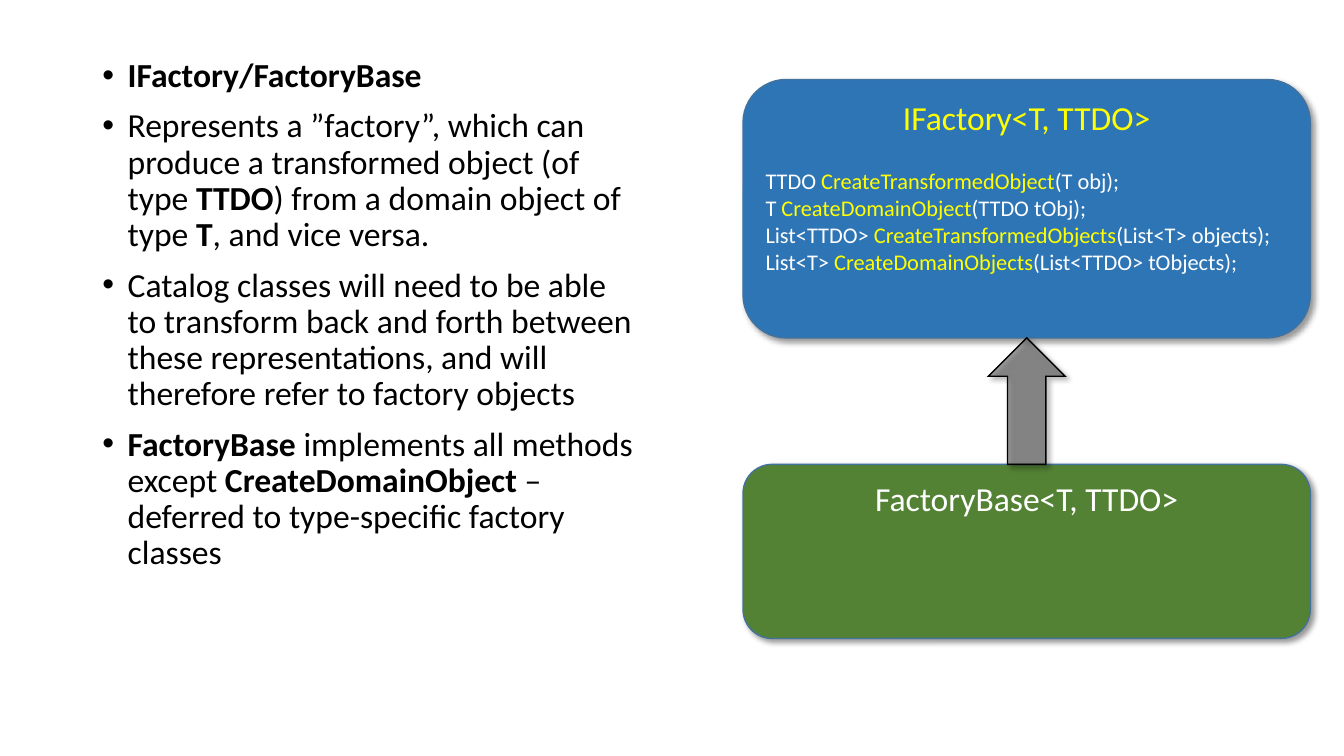
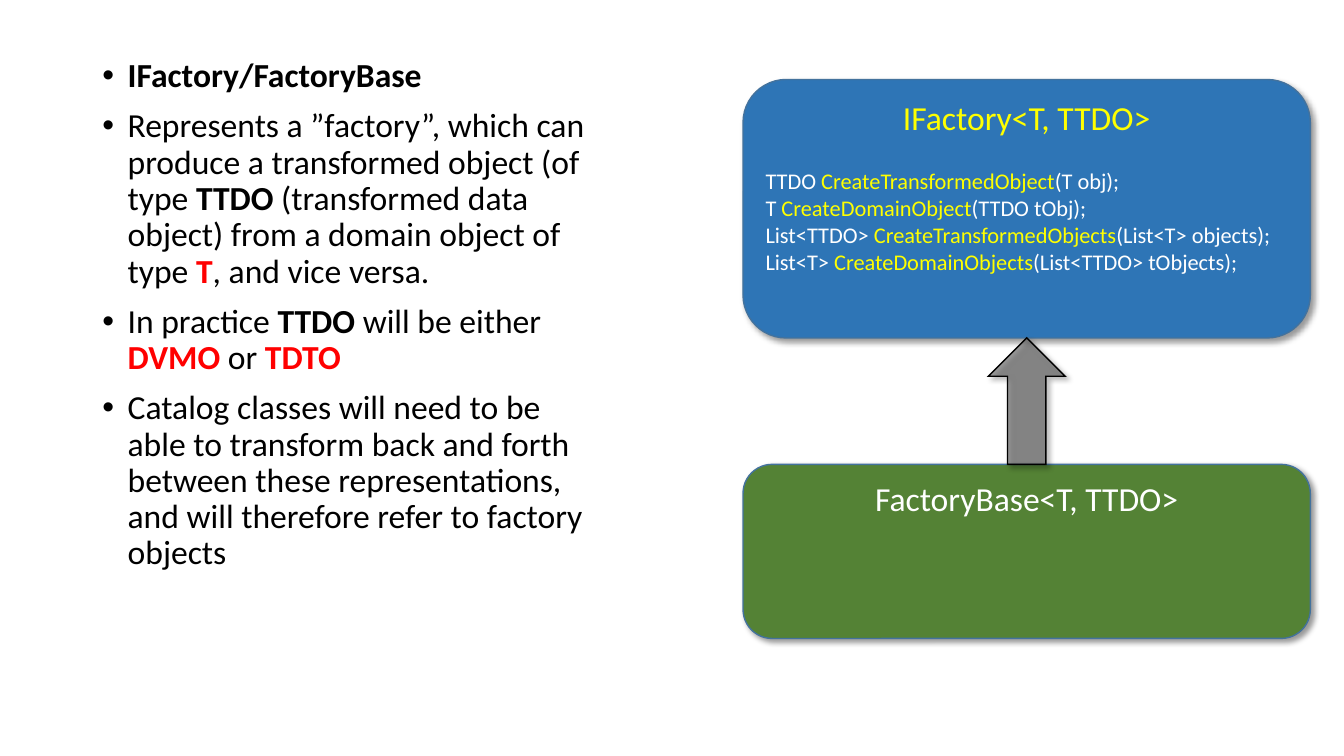
Before and after one commit to perl-easj/Teaching-materials, a slide deck: slide 34 of CSharpProgramming/Presentations/MVVMStarter Class Library.pptx (slide 23 before the commit). Drawn at 1344x756 pixels with LibreOffice and Linux fonts; fonts in the diff are those of the drawing. Boxes give left, top, right and bottom in pixels: in the first picture for what was removed or moved away, otherwise in the second. Text is boxed around its words. In the diff, an @@ line names an element or a change of style, - is before the commit and + after.

Commit message:
Added more explanatory text and illustrations, still WIP
Added more explanatory text and illustrations, still WIP

```diff
--- a/CSharpProgramming/Presentations/MVVMStarter Class Library.pptx
+++ b/CSharpProgramming/Presentations/MVVMStarter Class Library.pptx
@@ text at box(128, 113, 585, 370): text changed @@
-• Represents a ”factory”, which can produce a transformed object (of type TTDO) from a domain object of type T, and vice versa.
+• Represents a ”factory”, which can produce a transformed object (of type TTDO (transformed data object) from a domain object of type T, and vice versa.
+• In practice TTDO will be either DVMO or TDTO
@@ text at box(128, 432, 633, 565): paragraph removed @@
-• FactoryBase implements all methods except CreateDomainObject – deferred to type-specific factory classes
```
Also in this commit, not shown: 33 other slides changed, 44 slides added, 8 slides removed.
